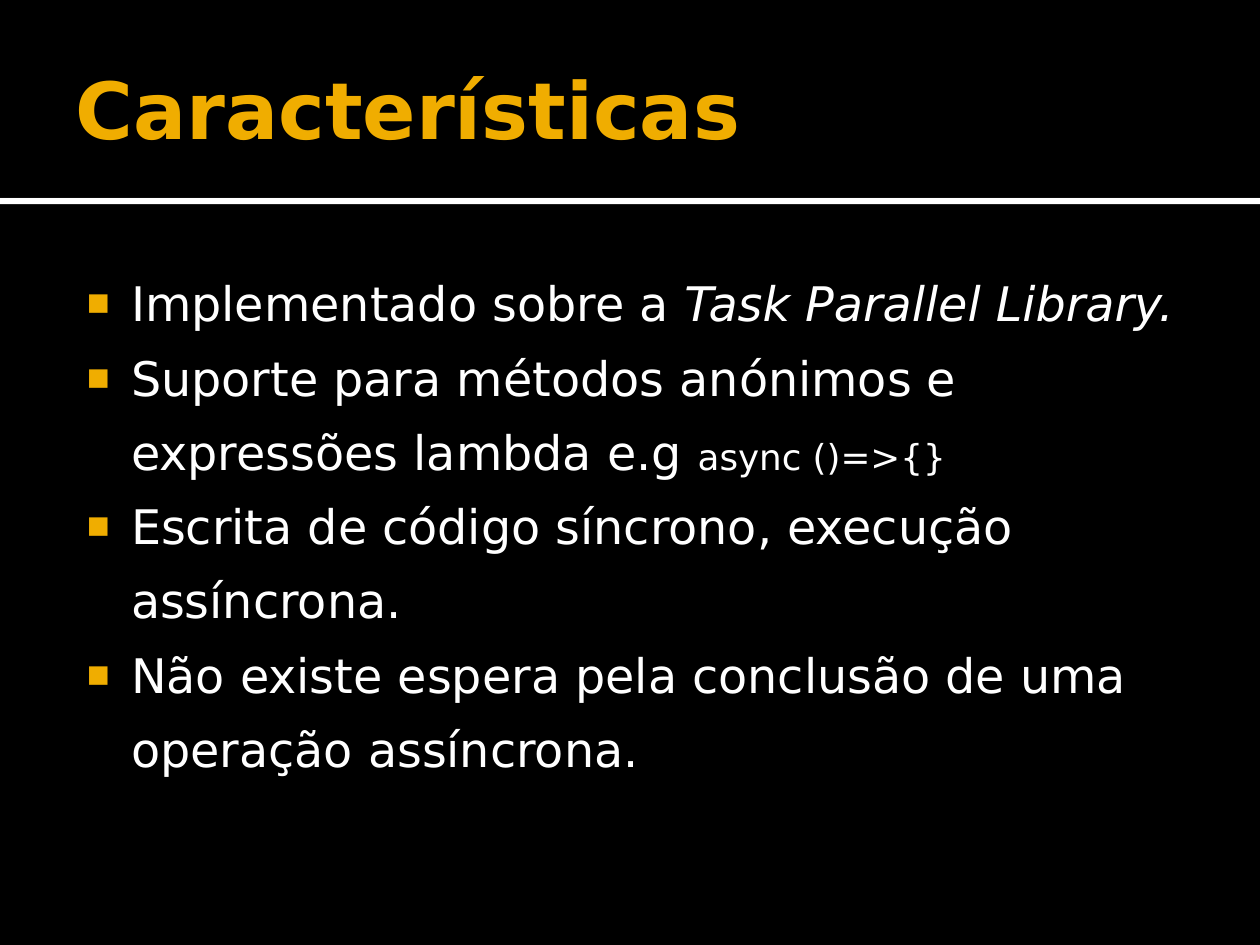
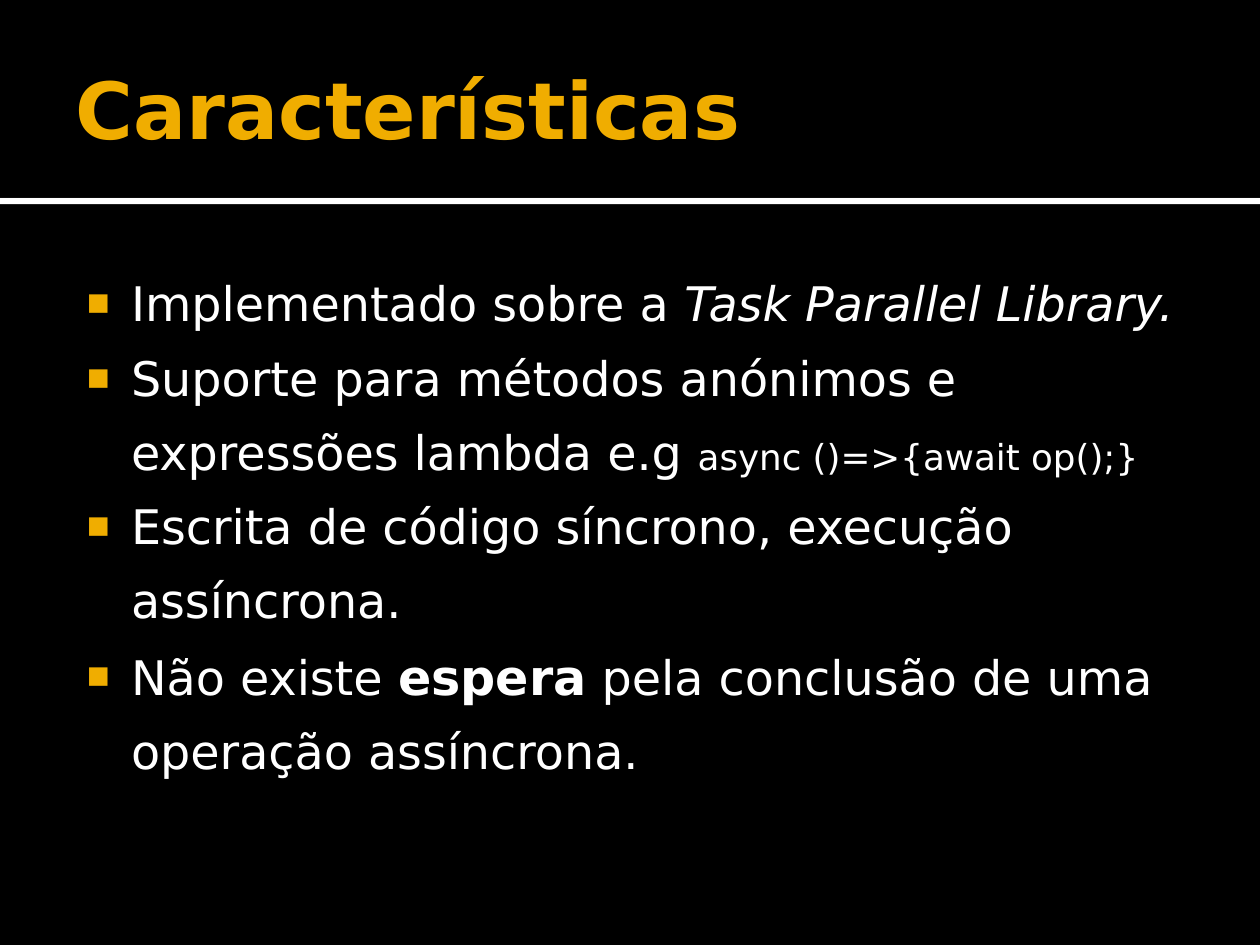
Before and after one commit to DVDPT/Programmatically-Speaking-Repository, a slide deck: slide 8 of AsyncStuff/AsyncDemo/Slides.pptx. Drawn at 1260x945 pixels with LibreOffice and Linux fonts; fonts in the diff are those of the drawing. Boxes give left, top, right and bottom in pixels: in the first picture for what was removed or moved away, otherwise in the second. Text is boxed around its words. In the diff, an @@ line names an element or a change of style, - is before the commit and + after.

```diff
--- a/AsyncStuff/AsyncDemo/Slides.pptx
+++ b/AsyncStuff/AsyncDemo/Slides.pptx
@@ text at <box>131,358,1138,480</box>: text changed @@
-■ Suporte para métodos anónimos e expressões lambda e.g async ()=>{}
+■ Suporte para métodos anónimos e expressões lambda e.g async ()=>{await op();}
@@ text at <box>131,658,1153,779</box>: size 27.2 to 28.1 pt, bold on in "espera" @@
```
Also in this commit, not shown: 4 other slides changed, 1 slide added, 2 slides removed, 2 other files.
